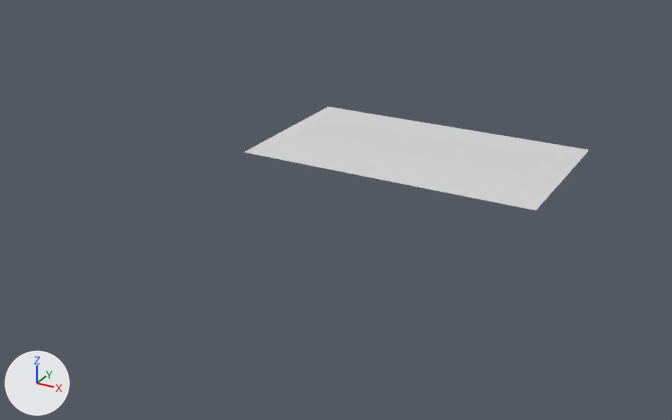
The Blender file blender/road.blend as it was, and as the next commit left it.
Rendered twice from a 50 mm lens placed at (11.9, -27.2, 10.8), pointed at (-2.0, -2.0, -1.8). The lights are fixed; the arrows at lower left show +X, +Y and +Z.

Before the edit, the objects in view are built like this:
```python
me_road_col = bpy.data.meshes.new('road-col')
me_road_col.from_pydata(...)  # 37 vertices, 18 faces; spans x -2.53..2.53, y -0.99..1.01, z 0.0
me_road_col.materials.append(mat_material_001)  # its picture is missing
ob_road_col = bpy.data.objects.new('road-col', me_road_col)
ob_road_col.location = (0.0, 0.0, 0.0)
ob_road_col.scale = (2.0, 2.91, 2.0)
```
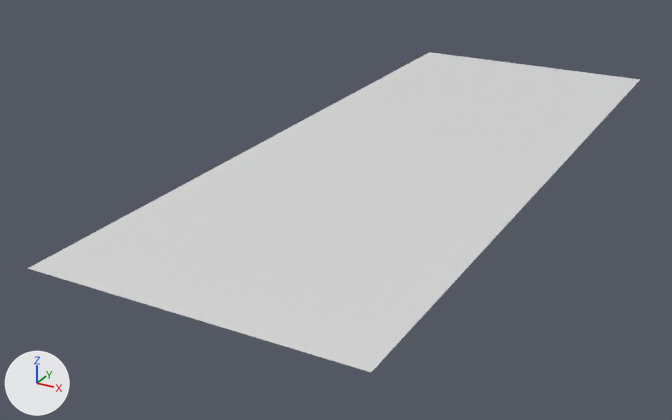
The newer file is also rescaled (x1.031), turned or shifted as a whole; pictures and numbers use the older file's frame.

Boxes [x1, y1, x2, y2] around the edits, measured in the pictures (672 x 420 px):
'sideroad-col', added
    after: [28, 52, 640, 372]
'road-col', reshaped
    before: [245, 107, 589, 210]
    after: [245, 107, 577, 208]

What changed in the scene script:
```text
Add mat_grass:
    mat_grass = principled_material('Grass')
    mat_grass.base_color = (0.8, 0.8, 0.8)  # white #e7e7e7
    mat_grass.metallic = 0.264
Change me_road_col:
    used by ob_road_col; location = (0.0, 0.0, 0.0); scale = (2.0, 2.91, 2.0)
    remove me_road_col.from_pydata(...)  # 37 vertices, 18 faces; spans x -2.53..2.53, y -0.99..1.01, z 0.0
    add me_road_col.from_pydata(...)  # 4 vertices, 1 face; spans x -2.53..2.32, y -0.99..1.01, z 0.0
    me_road_col part 1
    35 vertices are removed from x -2.53..2.53, y -0.99..1.01, z 0.0
    18 faces are deleted
    2 vertices are added at (2.32, -0.99, 0.0), (2.32, 1.01, 0.0)
    1 new face joins them
Add me_plane_002:
    me_plane_002.from_pydata([(-1.0, -1.0, 0.0), (1.0, -1.0, 0.0), (-1.0, 1.0, 0.0), (1.0, 1.0, 0.0), (-1.0, -2.2, 0.0), (1.0, -2.2, 0.0), (-1.0, -4.2, 0.0), (1.0, -4.2, 0.0)], [], [(0, 1, 3, 2), (4, 6, 7, 5)])
    me_plane_002.materials.append(mat_grass)  # its picture is missing
Add ob_sideroad_col:
    ob_sideroad_col = bpy.data.objects.new('sideroad-col', me_plane_002)
    ob_sideroad_col.location = (-0.2, 7.79, 0.0)
    ob_sideroad_col.scale = (4.85, 4.85, 0.97)
```
